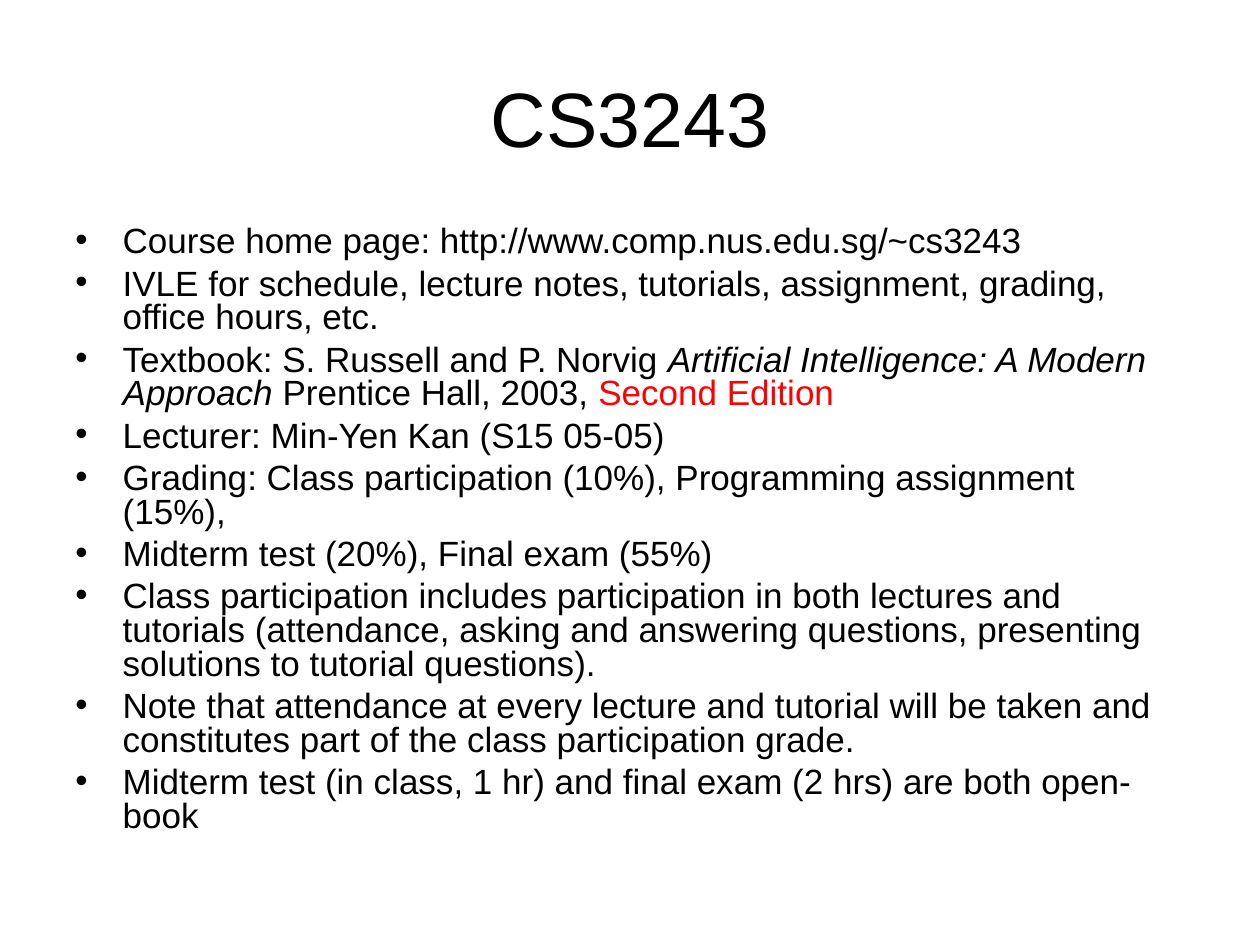
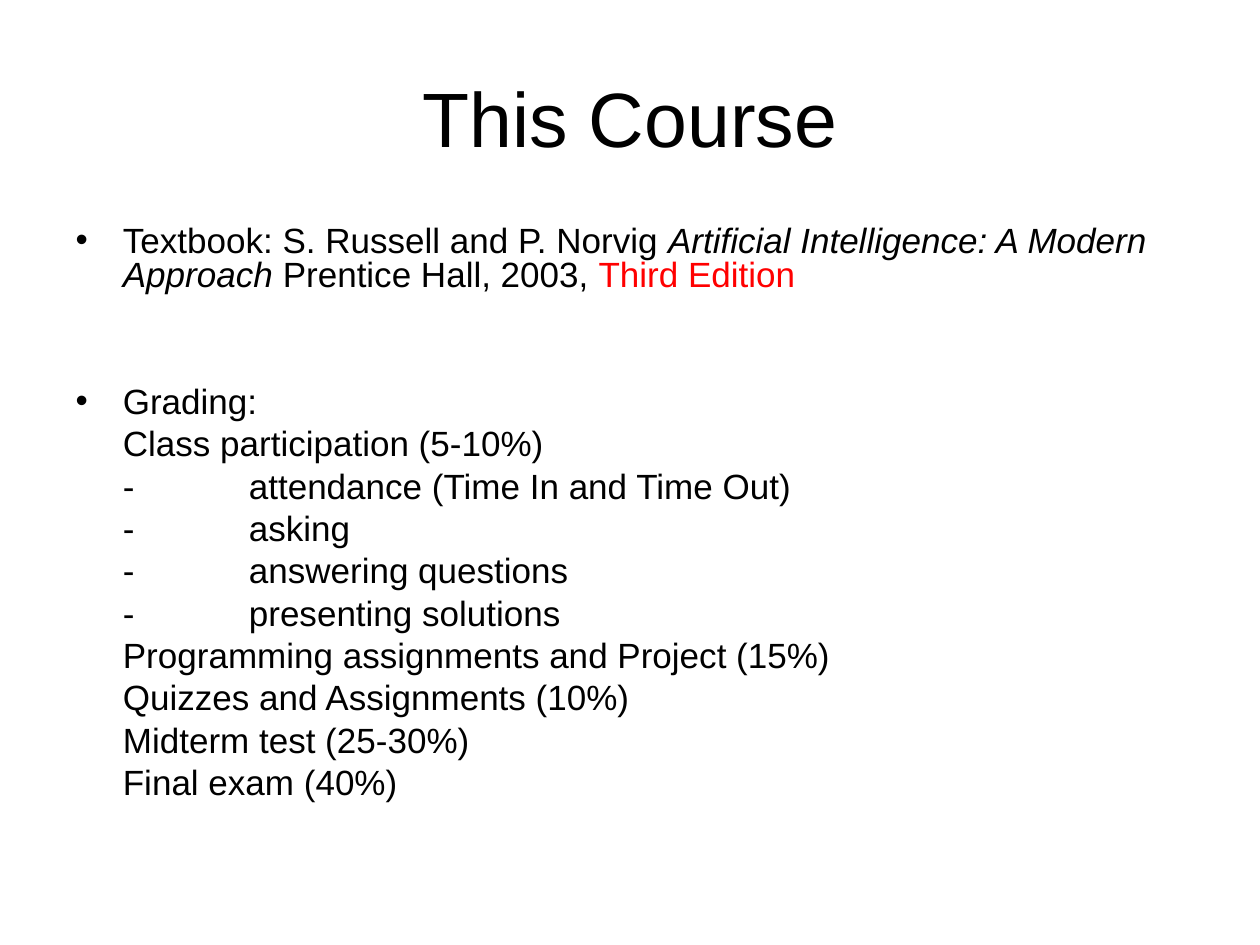
Before and after one commit to Rafi-afridi/Artificial_intelligence, a slide deck: slide 3 of Book slides/m1-intro.ppt (slide 2 before the commit). Drawn at 1260x945 pixels with LibreOffice and Linux fonts; fonts in the diff are those of the drawing. Boxes give left, top, right and bottom in pixels: in the first picture for what was removed or moved away, otherwise in the second. Text is boxed around its words. In the diff, an @@ line names an element or a change of style, - is before the commit and + after.

```diff
--- a/Book slides/m1-intro.ppt
+++ b/Book slides/m1-intro.ppt
@@ title at [422,91,837,148]: text changed @@
-CS3243
+This Course
@@ text at [123,227,1147,802]: text changed @@
-• Course home page: http://www.comp.nus.edu.sg/~cs3243
-• IVLE for schedule, lecture notes, tutorials, assignment, grading, office hours, etc.
-• Textbook: S. Russell and P. Norvig Artificial Intelligence: A Modern Approach Prentice Hall, 2003, Second Edition
-• Lecturer: Min-Yen Kan (S15 05-05)
-• Grading: Class participation (10%), Programming assignment (15%),
-• Midterm test (20%), Final exam (55%)
-• Class participation includes participation in both lectures and tutorials (attendance, asking and answering questions, presenting solutions to tutorial questions).
-• Note that attendance at every lecture and tutorial will be taken and constitutes part of the class participation grade.
-• Midterm test (in class, 1 hr) and final exam (2 hrs) are both open-book
+• Textbook: S. Russell and P. Norvig Artificial Intelligence: A Modern Approach Prentice Hall, 2003, Third Edition
+• Grading:
+Class participation (5-10%)
+- attendance (Time In and Time Out)
+- asking
+- answering questions
+- presenting solutions
+Programming assignments and Project (15%)
+Quizzes and Assignments (10%)
+Midterm test (25-30%)
+Final exam (40%)
```
Also in this commit, not shown: 4 other slides changed, 4 slides added, 2 slides removed, 4 other files.
